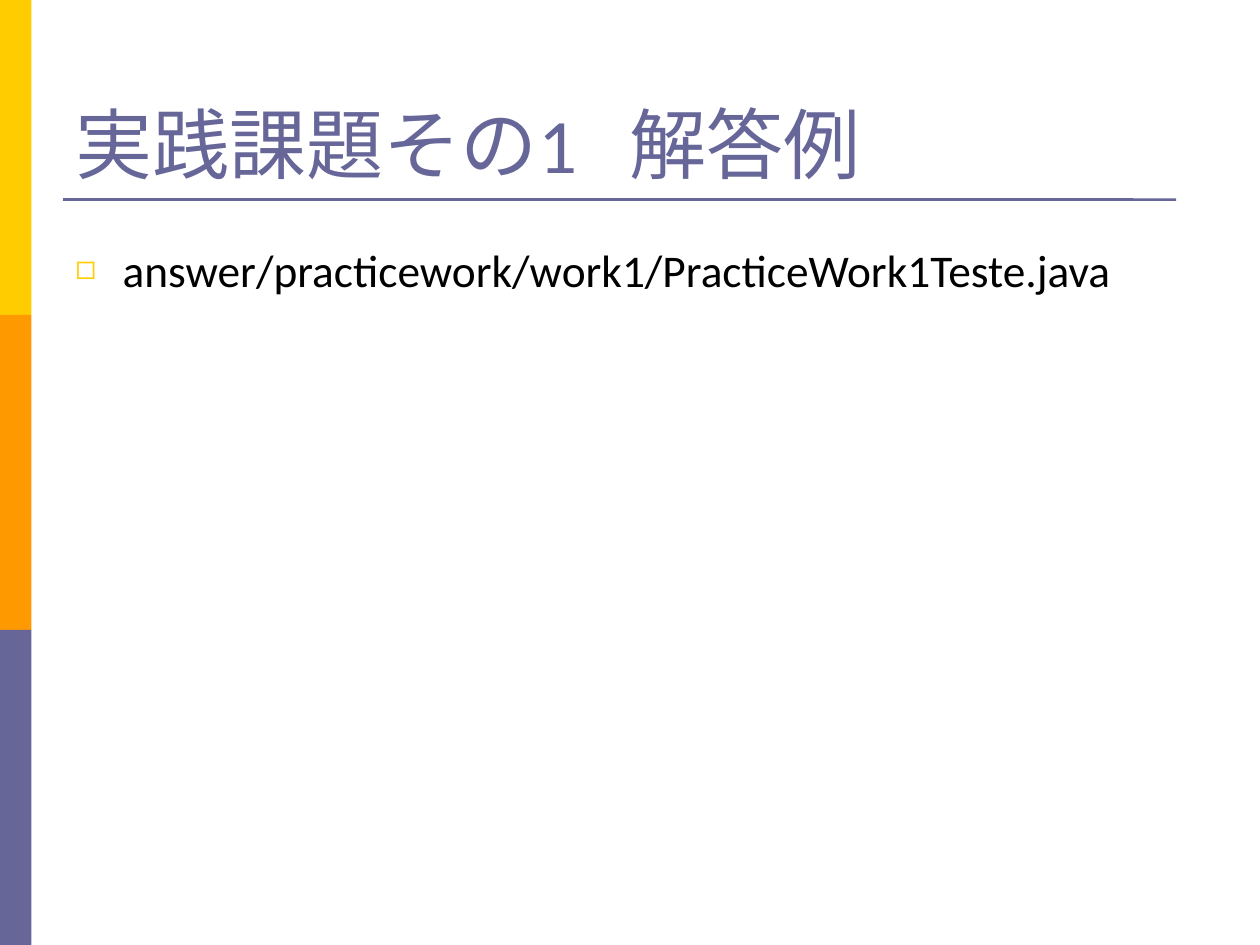
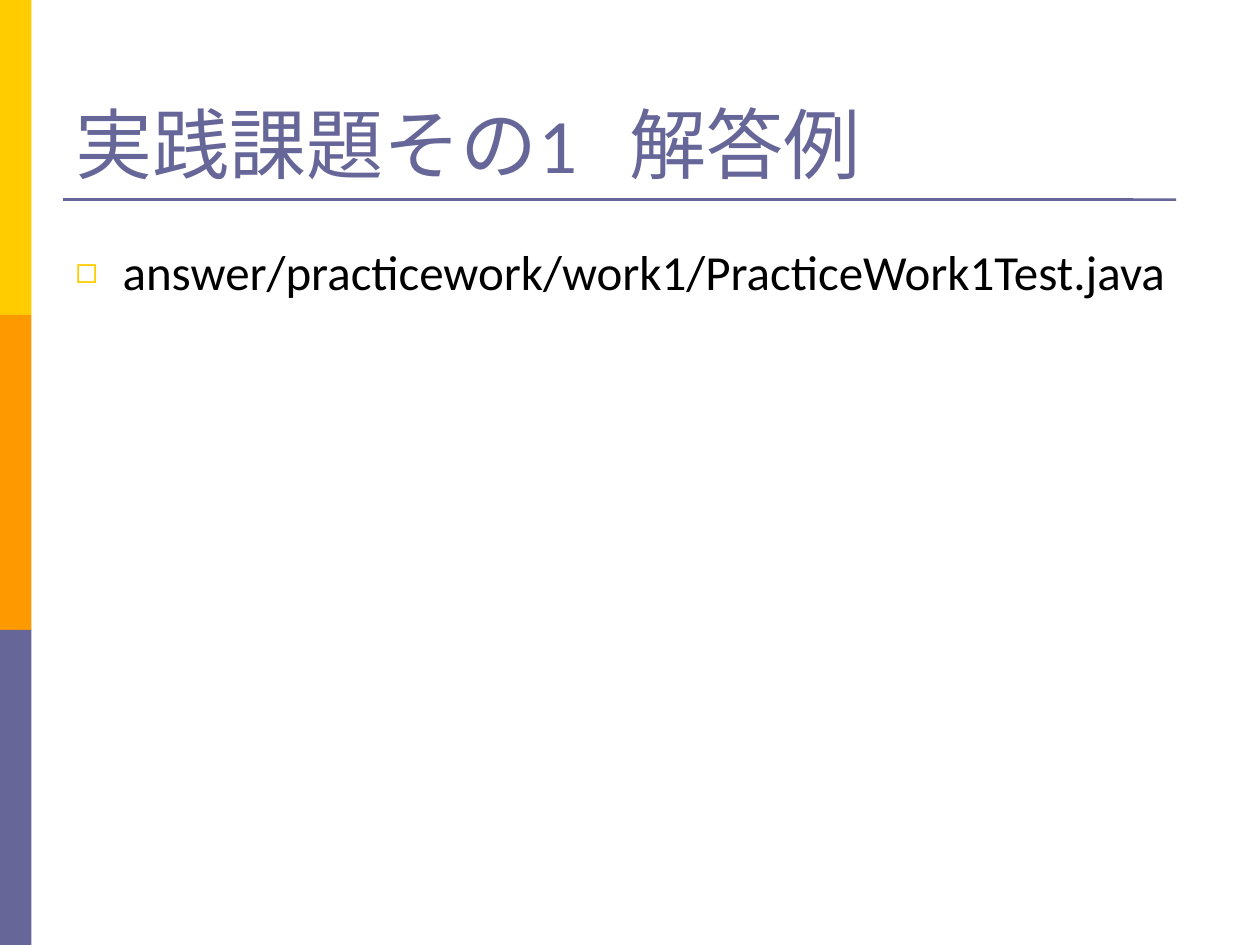
Before and after one commit to takuY-U2/STARHotel, a slide deck: slide 37 of docs/Slide.ppt. Drawn at 1260x945 pixels with LibreOffice and Linux fonts; fonts in the diff are those of the drawing. Boxes give left, top, right and bottom in pixels: in the first picture for what was removed or moved away, otherwise in the second. Text is boxed around its words. In the diff, an @@ line names an element or a change of style, - is before the commit and + after.

Commit message:
refactor test method name

```diff
--- a/docs/Slide.ppt
+++ b/docs/Slide.ppt
@@ text at (123, 256, 1165, 299): text changed; size 25.9 to 28 pt @@
-◻ answer/practicework/work1/PracticeWork1Teste.java
+◻ answer/practicework/work1/PracticeWork1Test.java
```
Also in this commit, not shown: 1 other slide changed, 8 other files.
